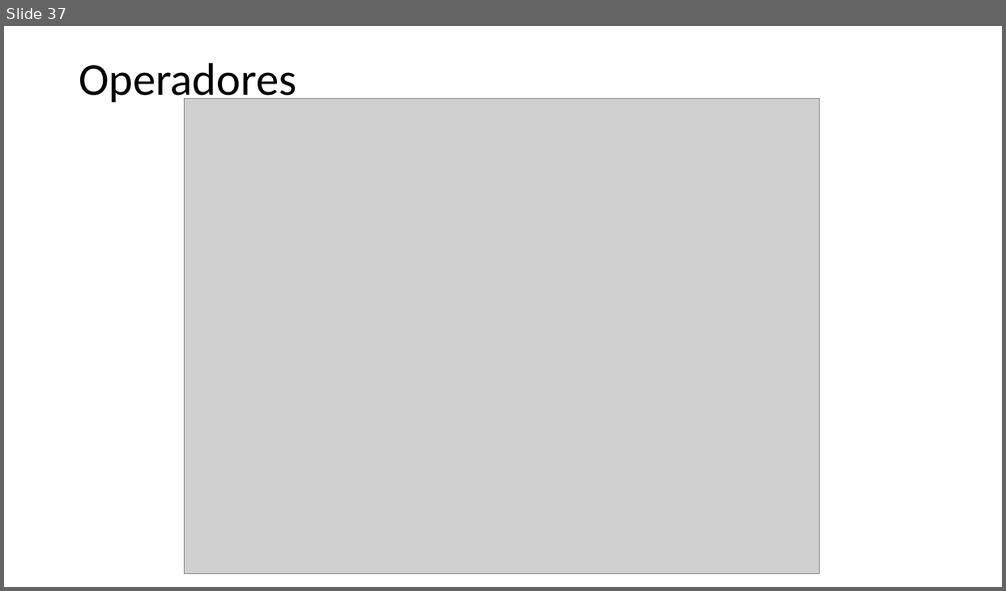
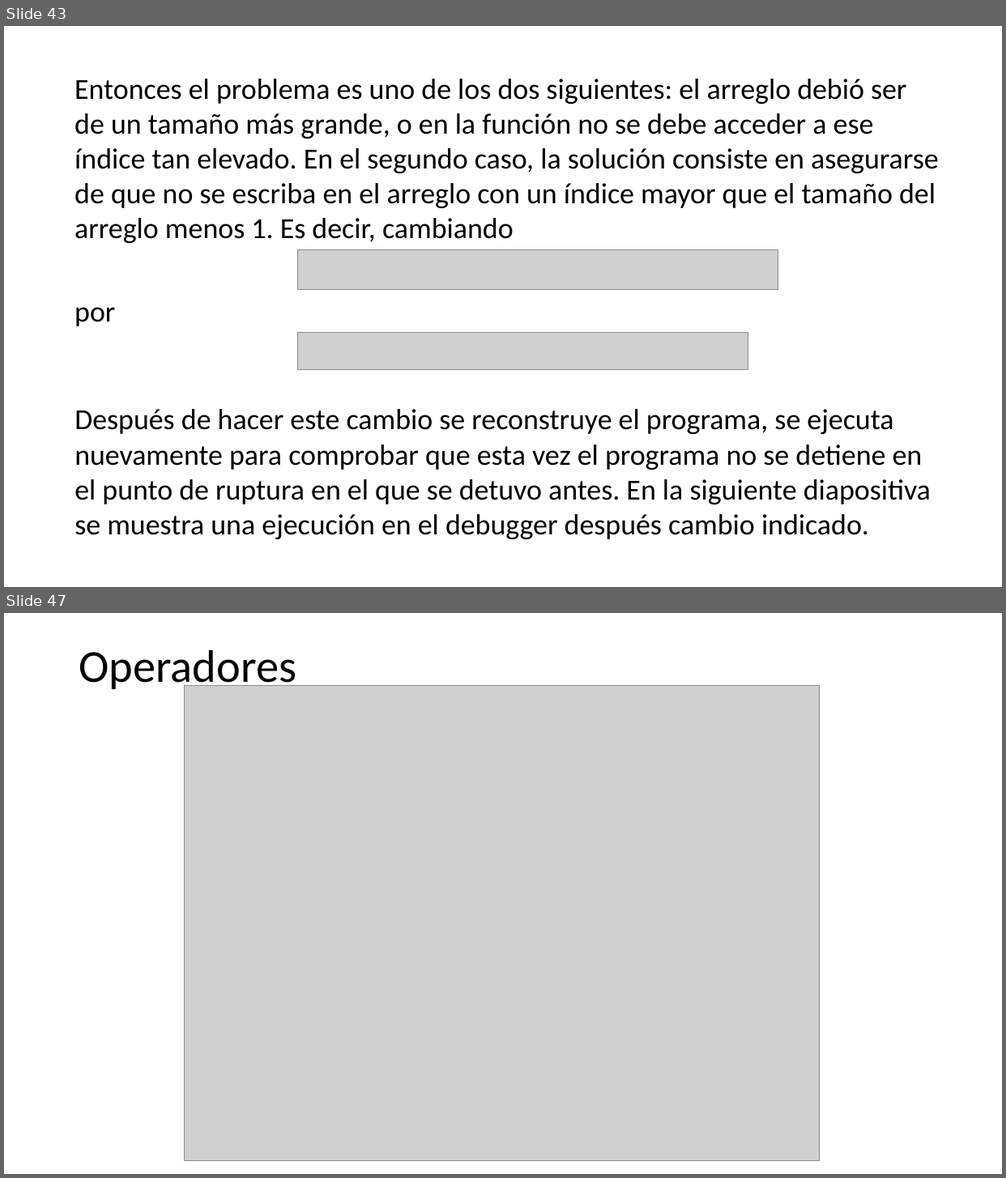
Before and after one commit to programacionestructurada/2021-2, a slide deck: U1_Introduccion_a_la_programacion/PracticaGuiada01_Introduccion_a_la_programacion.pptx. Shown one above the other, each under a label of ours: slide 37 before the commit, slides 43 and 47 after it; the slides between them are not shown. The pictures are 1006x591 and 1006x1178 pixels, drawn with LibreOffice and Linux fonts; fonts in the diff are those of the drawing; grey boxes stand for pictures. Boxes give left, top, right and bottom in pixels: in the first picture for what was removed or moved away, otherwise in the second. Text is boxed around its words. In the diff, an @@ line names an element or a change of style, - is before the commit and + after.

```diff
--- a/U1_Introduccion_a_la_programacion/PracticaGuiada01_Introduccion_a_la_programacion.pptx
+++ b/U1_Introduccion_a_la_programacion/PracticaGuiada01_Introduccion_a_la_programacion.pptx
@@ slide 43 added at (x1=4, y1=26, x2=1002, y2=587), background #FFFFFF @@
@@ text added at (x1=74, y1=79, x2=939, y2=243), 28 pt, text #000000 @@
+Entonces el problema es uno de los dos siguientes: el arreglo debió ser
+de un tamaño más grande, o en la función no se debe acceder a ese
+índice tan elevado. En el segundo caso, la solución consiste en asegurarse
+de que no se escriba en el arreglo con un índice mayor que el tamaño del
+arreglo menos 1. Es decir, cambiando
@@ picture added at (x1=297, y1=250, x2=778, y2=289) @@
@@ text added at (x1=74, y1=307, x2=115, y2=327), 28 pt, text #000000 @@
+por
@@ picture added at (x1=297, y1=332, x2=748, y2=370) @@
@@ text added at (x1=74, y1=409, x2=931, y2=540), 28 pt, text #000000 @@
+Después de hacer este cambio se reconstruye el programa, se ejecuta
+nuevamente para comprobar que esta vez el programa no se detiene en
+el punto de ruptura en el que se detuvo antes. En la siguiente diapositiva
+se muestra una ejecución en el debugger después cambio indicado.
@@ what was slide 37 is now slide 47 @@
```
Also in this commit, not shown: 2 slides changed, 10 other slides added, 1 slide removed.
